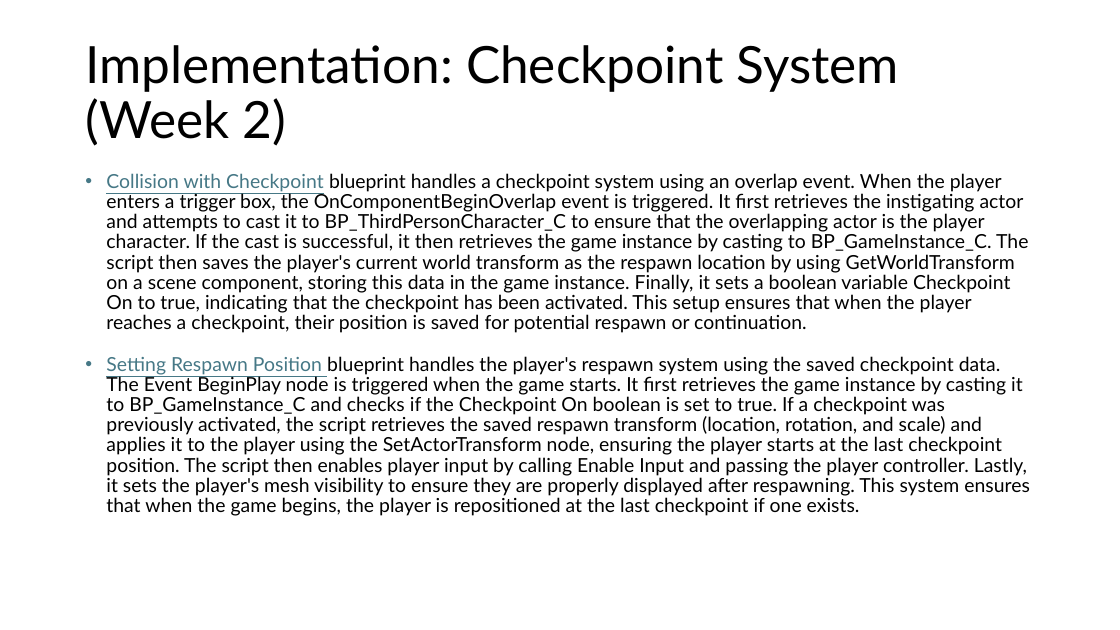
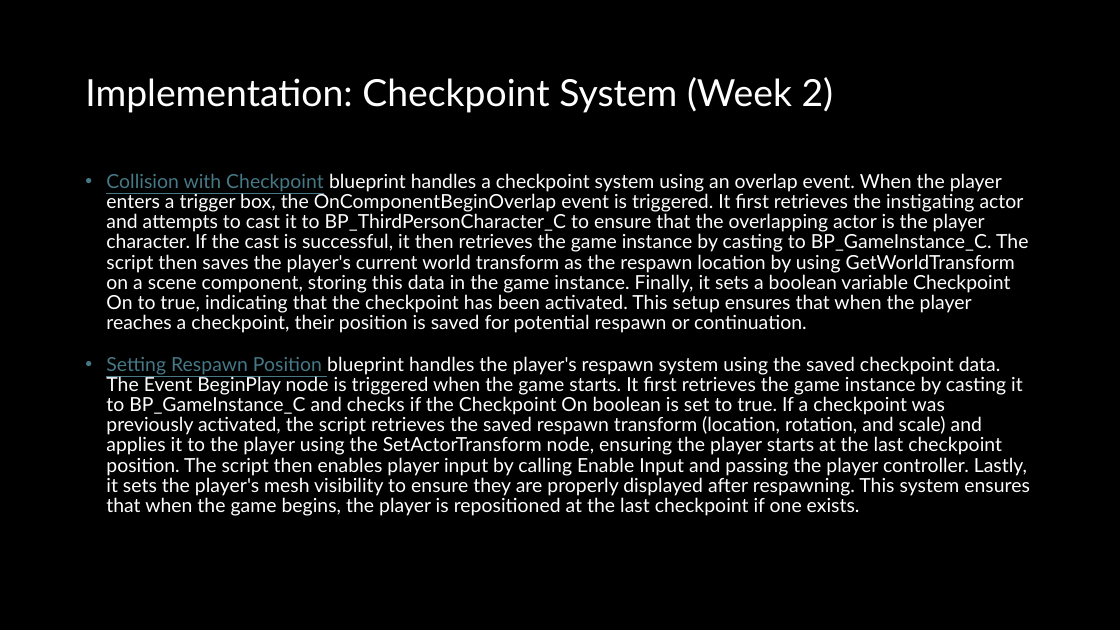
Before and after one commit to SiddPlus/GitHubTutorial, a slide deck: slide 8 of Indivual Dev Log.pptx. Drawn at 1120x630 pixels with LibreOffice and Linux fonts; fonts in the diff are those of the drawing. Boxes give left, top, right and bottom in pixels: in the first picture for what was removed or moved away, otherwise in the second. Text is boxed around its words. In the diff, an @@ line names an element or a change of style, - is before the commit and + after.

```diff
--- a/Indivual Dev Log.pptx
+++ b/Indivual Dev Log.pptx
@@ rectangle added at <box>0,0,1120,630</box>, fill #000000 @@
@@ title "Implementation: Checkpoint System (Week 2)" at <box>85,77,834,113</box>: size 44 to 32 pt, text colour #000000 to #FFFFFF @@
@@ text "Collision with Checkpoint blueprint handles ..." at <box>106,173,1030,516</box>: text colour #000000 to #FFFFFF @@
```
Also in this commit, not shown: 20 other slides changed, 1 slide added.
